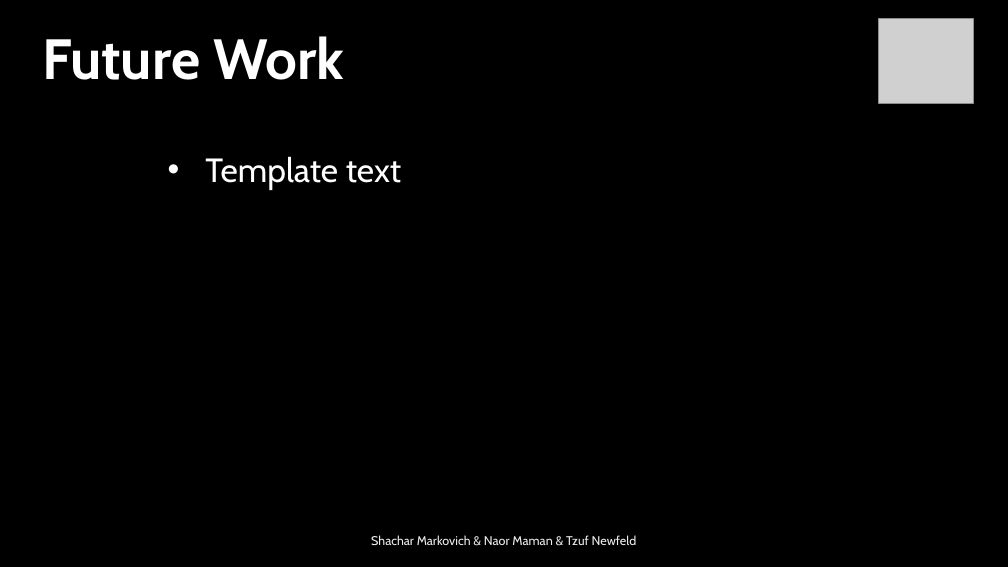
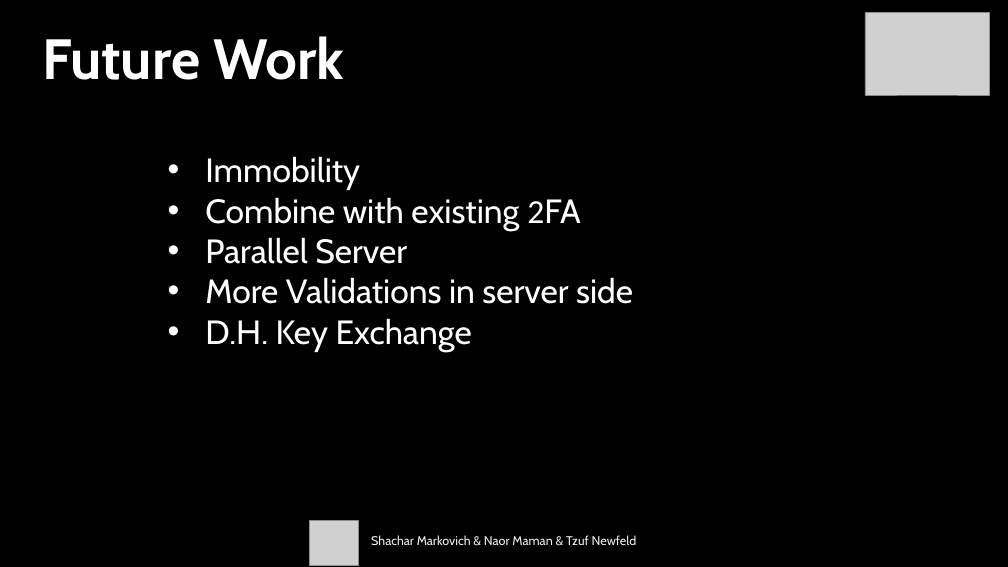
Before and after one commit to ShacharMarkovich/BankingSystem, a slide deck: slide 11 of מצגת.pptx (slide 8 before the commit). Drawn at 1008x567 pixels with LibreOffice and Linux fonts; fonts in the diff are those of the drawing; grey boxes stand for pictures; background and template pictures are left out. Boxes give left, top, right and bottom in pixels: in the first picture for what was removed or moved away, otherwise in the second. Text is boxed around its words. In the diff, an @@ line names an element or a change of style, - is before the commit and + after.

Commit message:
finish presentation

```diff
--- a/מצגת.pptx
+++ b/מצגת.pptx
@@ picture added at (865,13,990,95) @@
@@ text at (205,156,633,352): text changed @@
-• Template text
+• Immobility
+• Combine with existing 2FA
+• Parallel Server
+• More Validations in server side
+• D.H. Key Exchange
@@ picture: place and size @@
-picture at (879,19,974,104)
+picture at (309,521,358,565)
```
Also in this commit, not shown: 7 other slides changed, 5 slides added, 2 slides removed.
